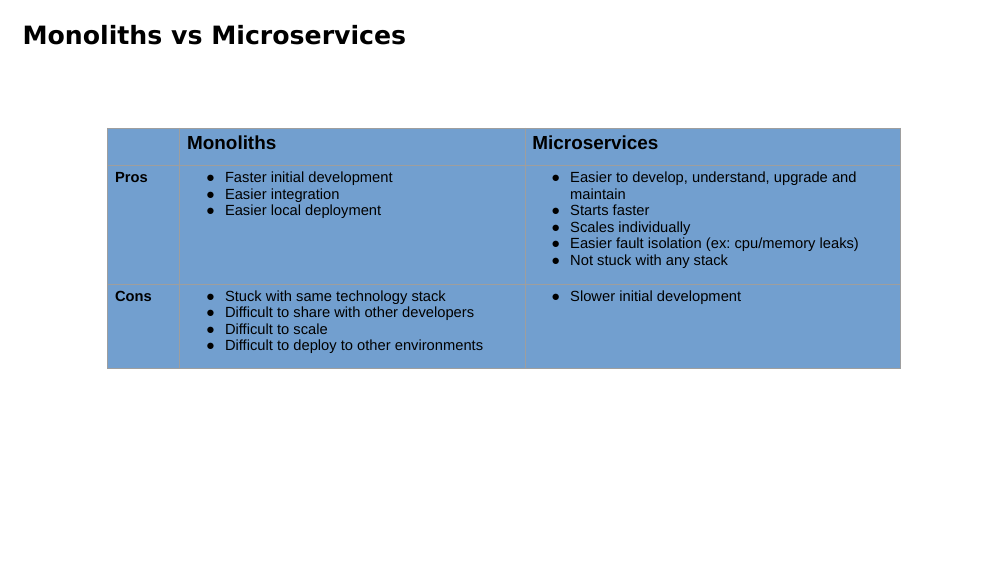
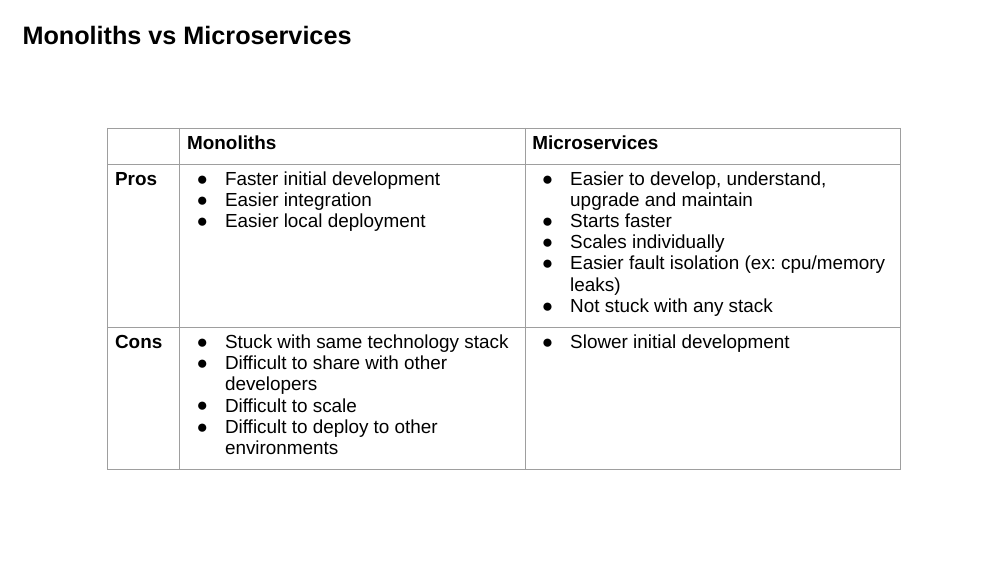
Before and after one commit to luisnabais-courses/course_docker, a slide deck: slide 6 of slides/02_intermediate_course_slides.odp (slide 5 before the commit). Drawn at 1008x567 pixels with LibreOffice and Linux fonts; fonts in the diff are those of the drawing; background and template pictures are left out. Boxes give left, top, right and bottom in pixels: in the first picture for what was removed or moved away, otherwise in the second. Text is boxed around its words. In the diff, an @@ line names an element or a change of style, - is before the commit and + after.

```diff
--- a/slides/02_intermediate_course_slides.odp
+++ b/slides/02_intermediate_course_slides.odp
@@ text "Monoliths vs Microservices" at [23,25,351,45]: font DejaVu Sans to Arial @@
@@ table at [107,128,901,470] @@
@@ fill #729FCF to none in 8 cells @@
@@ size 14 to 18 pt @@
@@ indent changed @@
```
Also in this commit, not shown: 8 other slides changed, 24 slides added, 18 slides removed, 30 other files.
